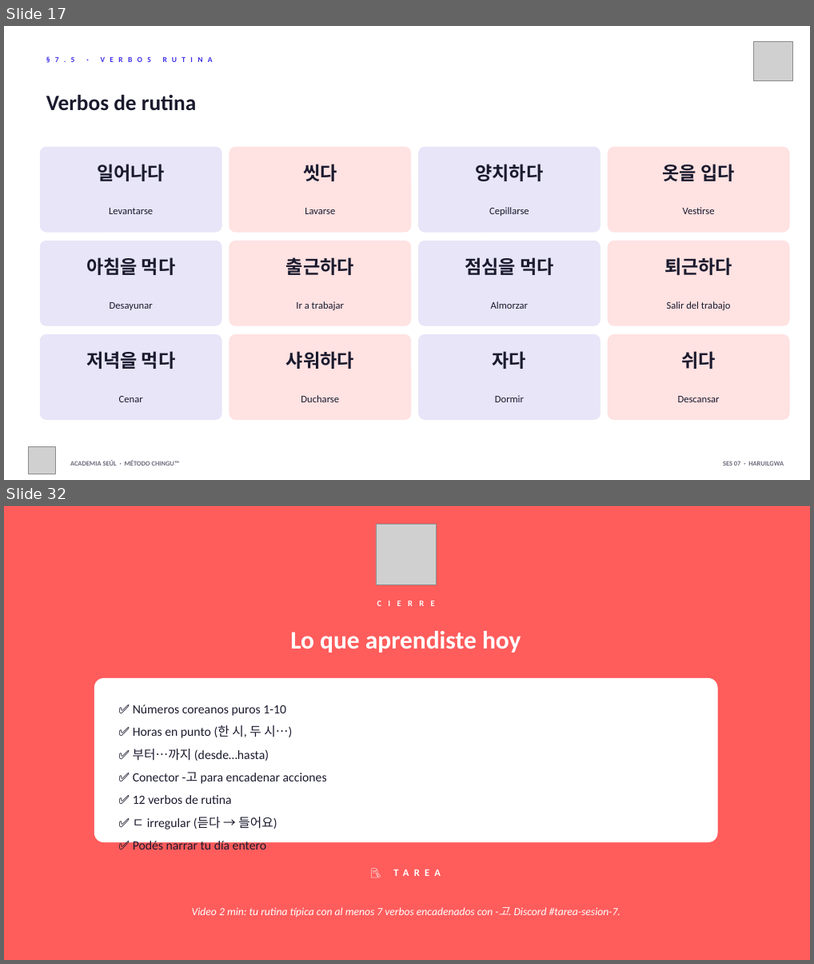
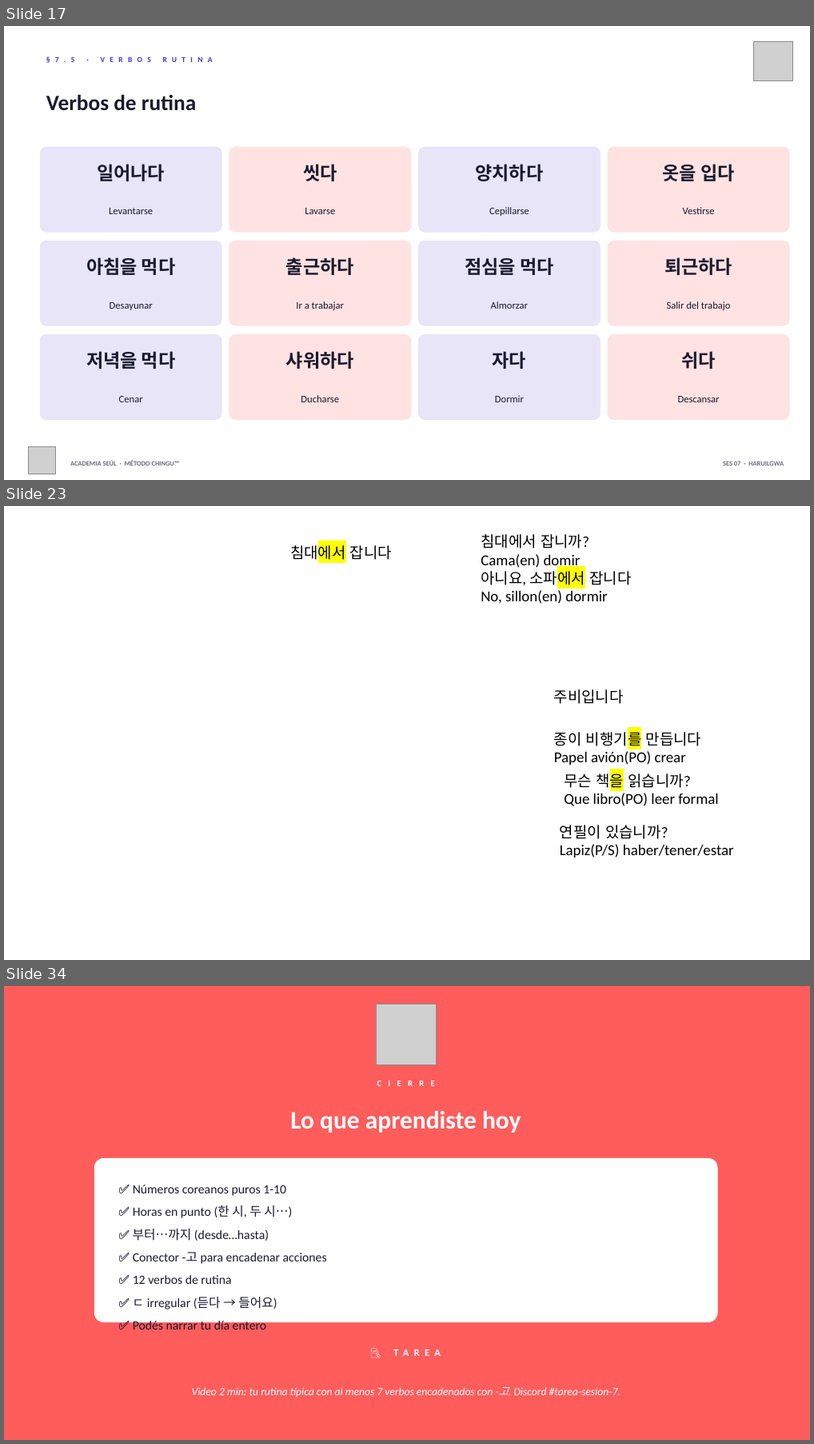
Before and after one commit to academiaseul/ACADEMIASEULWEB, a slide deck: A1_Nivel_1/07_Rutina_Diaria/Sesion_07_Rutina_Diaria_v2.pptx. Shown one above the other, each under a label of ours: slides 17 and 32 before the commit, slides 17, 23 and 34 after it; the slides between them are not shown. The pictures are 814x964 and 814x1444 pixels, drawn with LibreOffice and Linux fonts; fonts in the diff are those of the drawing; grey boxes stand for pictures; background and template pictures are left out. Boxes give left, top, right and bottom in pixels: in the first picture for what was removed or moved away, otherwise in the second. Text is boxed around its words. In the diff, an @@ line names an element or a change of style, - is before the commit and + after.

```diff
--- a/A1_Nivel_1/07_Rutina_Diaria/Sesion_07_Rutina_Diaria_v2.pptx
+++ b/A1_Nivel_1/07_Rutina_Diaria/Sesion_07_Rutina_Diaria_v2.pptx
@@ slide 23 added at (4,506,810,960), background picture (left out) @@
@@ text added at (290,542,392,562), 18 pt, text #000000 @@
+침대에서 잡니다
@@ text added at (481,534,631,604), 18 pt, text #000000 @@
+침대에서 잡니까?
+Cama(en) domir
+아니요, 소파에서 잡니다
+No, sillon(en) dormir
@@ text added at (554,689,624,704), 18 pt, text #000000 @@
+주비입니다
@@ text added at (554,728,702,764), 18 pt, text #000000 @@
+종이 비행기를 만듭니다
+Papel avión(PO) crear
@@ text added at (564,770,718,806), 18 pt, text #000000 @@
+무슨 책을 읽습니까?
+Que libro(PO) leer formal
@@ text added at (560,824,734,857), 18 pt, text #000000 @@
+연필이 있습니까?
+Lapiz(P/S) haber/tener/estar
@@ what was slide 32 is now slide 34 @@
```
Also in this commit, not shown: 2 slides changed, 10 other slides added, 9 slides removed, 41 other files.
